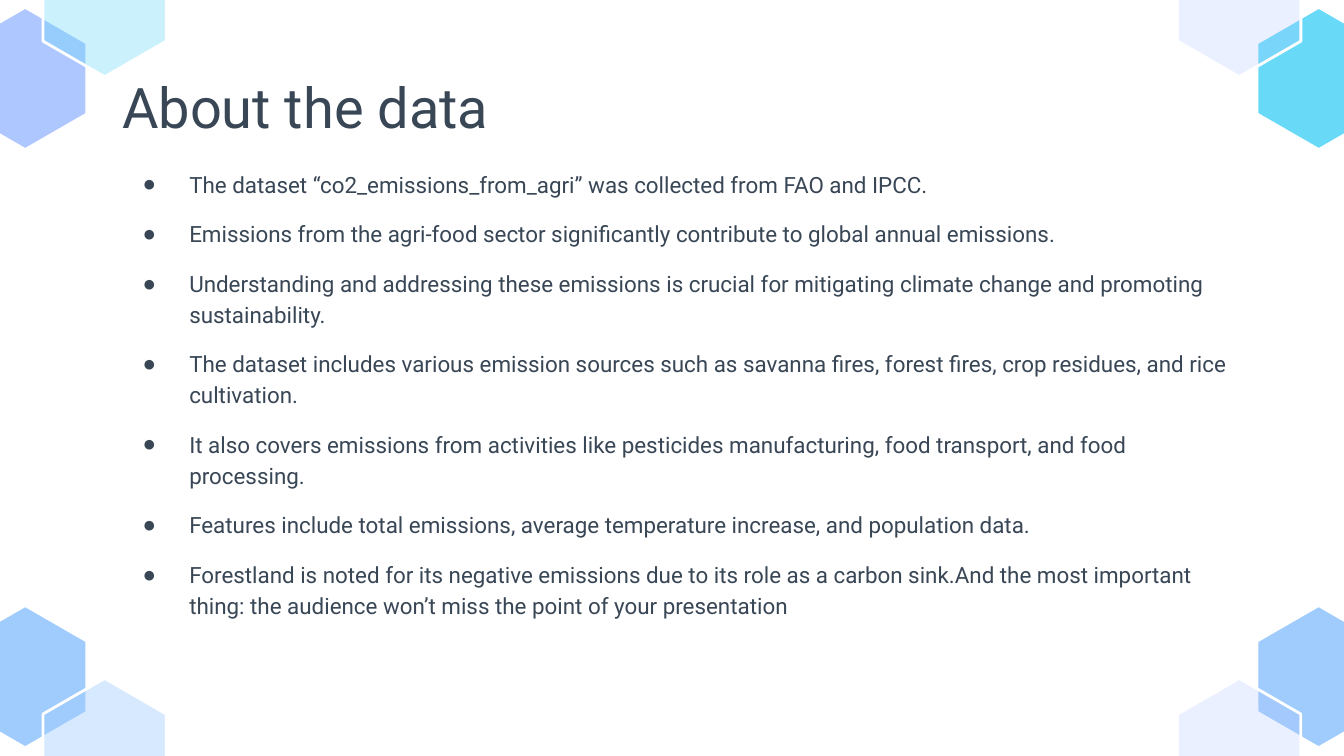
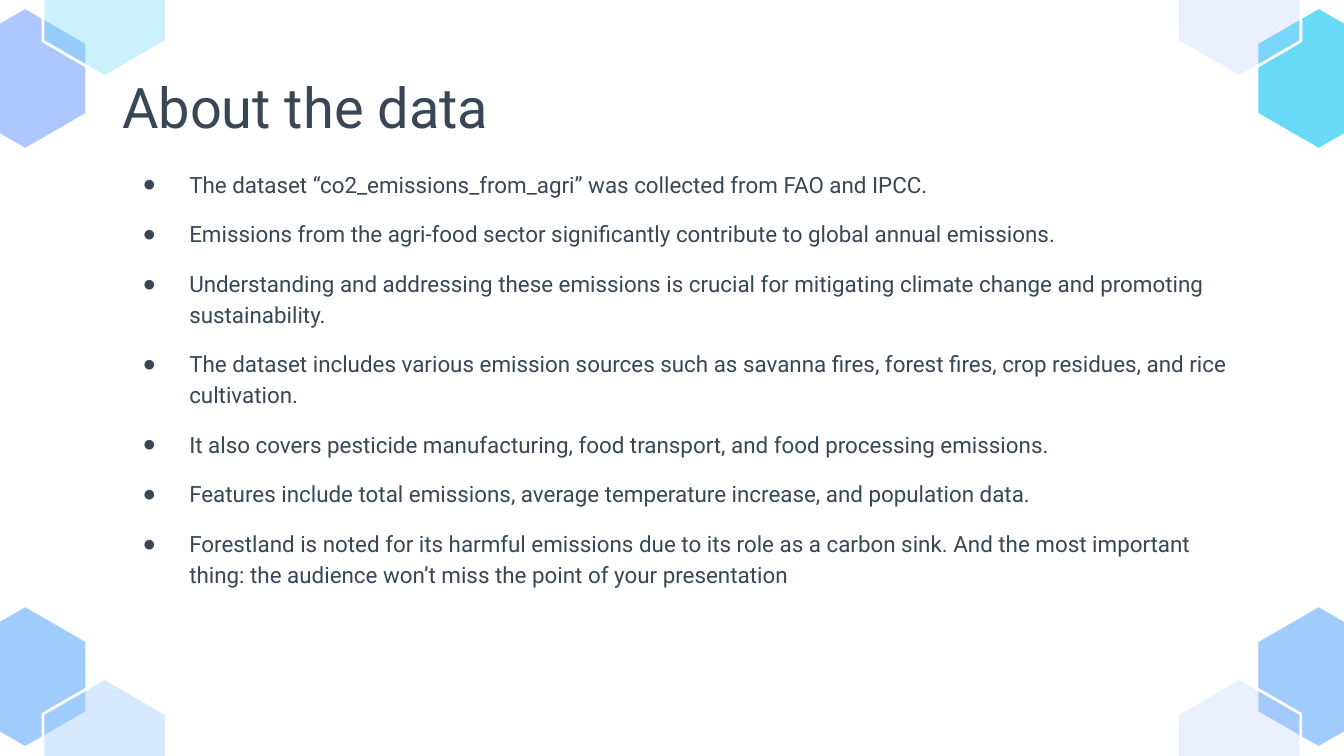
Before and after one commit to glenad/2403-ptds-regression, a slide deck: slide 13 of 2403_ PT_DS_Regression_Agri-food sector- Analysis.pptx (slide 14 before the commit). Drawn at 1344x756 pixels with LibreOffice and Linux fonts; fonts in the diff are those of the drawing. Boxes give left, top, right and bottom in pixels: in the first picture for what was removed or moved away, otherwise in the second. Text is boxed around its words. In the diff, an @@ line names an element or a change of style, - is before the commit and + after.

```diff
--- a/2403_ PT_DS_Regression_Agri-food sector- Analysis.pptx
+++ b/2403_ PT_DS_Regression_Agri-food sector- Analysis.pptx
@@ text at bbox=[189, 436, 1048, 458]: text changed @@
-● It also covers emissions from activities like pesticides manufacturing, food transport, and food processing.
+● It also covers pesticide manufacturing, food transport, and food processing emissions.
@@ text at bbox=[189, 535, 1190, 588]: text changed @@
-● Forestland is noted for its negative emissions due to its role as a carbon sink.And the most important thing: the audience won’t miss the point of your presentation
+● Forestland is noted for its harmful emissions due to its role as a carbon sink. And the most important thing: the audience won’t miss the point of your presentation
```
Also in this commit, not shown: 10 other slides changed, 1 slide added, 5 slides removed.
